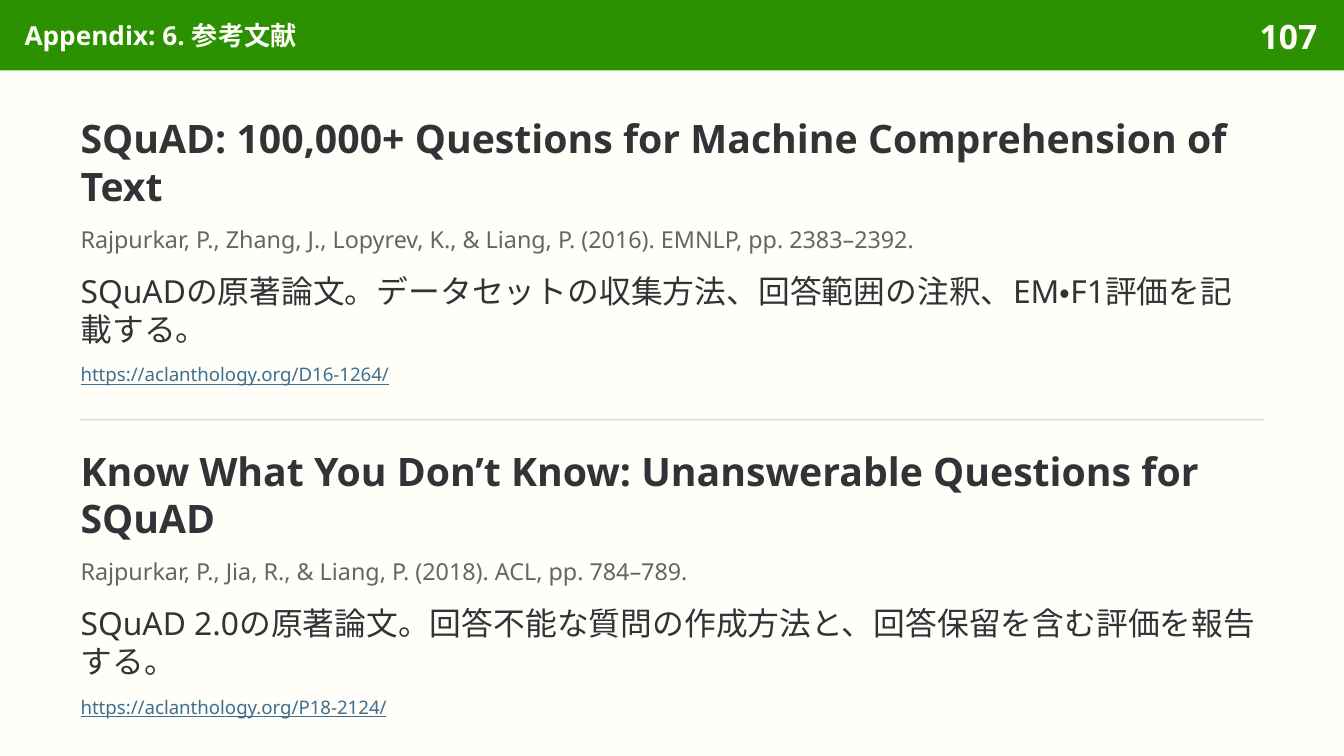
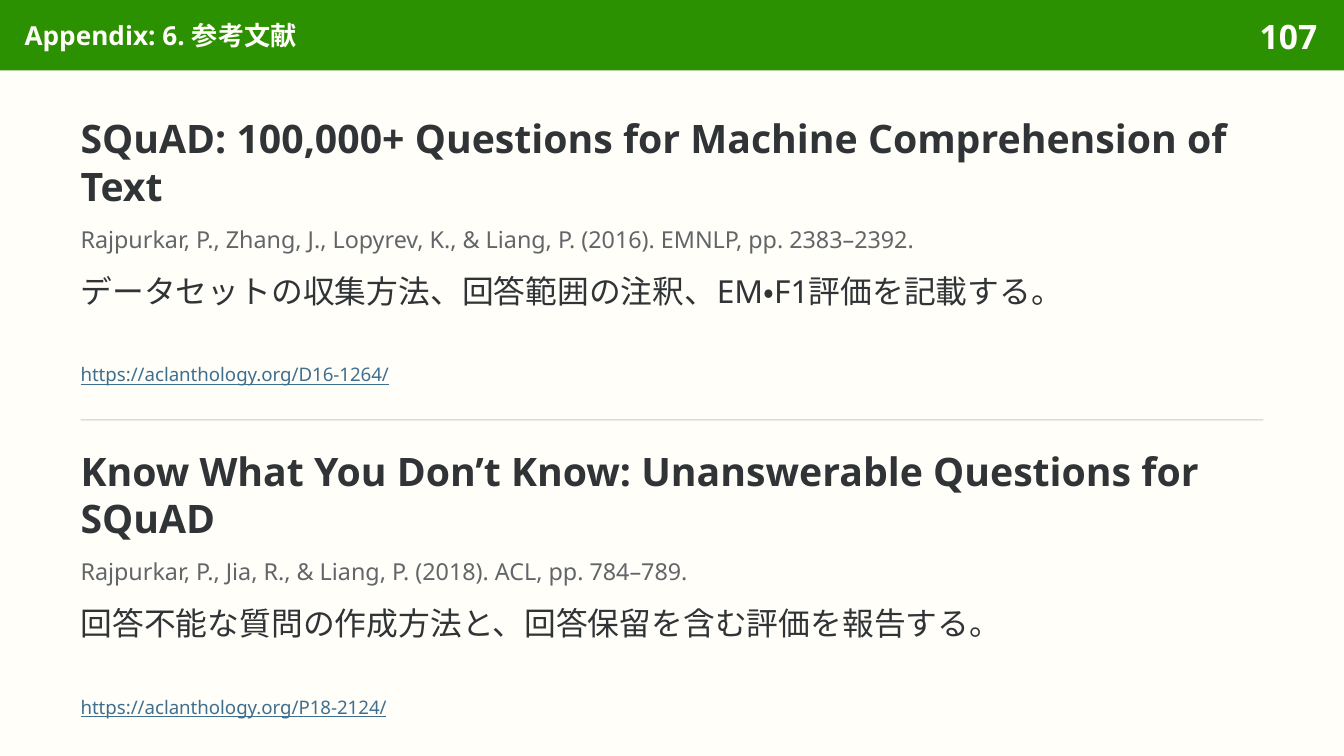
Before and after one commit to sasakiy84/datasets-in-10-minutes, a slide deck: slide 107 of slides/datasets-in-10-minutes-squad.pptx. Drawn at 1344x756 pixels with LibreOffice and Linux fonts; fonts in the diff are those of the drawing. Boxes give left, top, right and bottom in pixels: in the first picture for what was removed or moved away, otherwise in the second. Text is boxed around its words. In the diff, an @@ line names an element or a change of style, - is before the commit and + after.

Commit message:
slides(squad): refine Japanese wording and pair translations

```diff
--- a/slides/datasets-in-10-minutes-squad.pptx
+++ b/slides/datasets-in-10-minutes-squad.pptx
@@ text at (x1=81, y1=276, x2=1063, y2=306): text changed @@
-SQuADの原著論文。データセットの収集方法、回答範囲の注釈、EM・F1評価を記載する。
+データセットの収集方法、回答範囲の注釈、EM・F1評価を記載する。
@@ text at (x1=81, y1=608, x2=1002, y2=638): text changed @@
-SQuAD 2.0の原著論文。回答不能な質問の作成方法と、回答保留を含む評価を報告する。
+回答不能な質問の作成方法と、回答保留を含む評価を報告する。
```
Also in this commit, not shown: 4 other slides changed, 3 other files.
